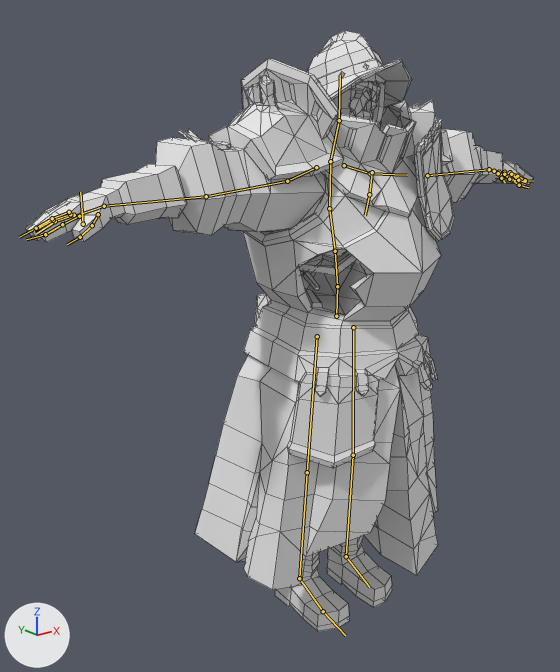
A saved change to the FBX model Assets/polyperfect/Low Poly Animated Fantasy Creatures/Meshes/Skeletons/SKM_Skeleton_Soldier_Boss.fbx.
One viewpoint serves both versions: a 50 mm camera at (-1.597, -1.722, 1.67) aimed at (-0.148, 0.089, 0.945). The lights are fixed; the arrows at lower left show +X, +Y and +Z. The picture after the commit comes second. The bones that change, and the others that lie on the model, are drawn over the model as lines. Mesh edges are drawn as thin lines.

In view in the first picture: 'skeleton-soldier-boss'.
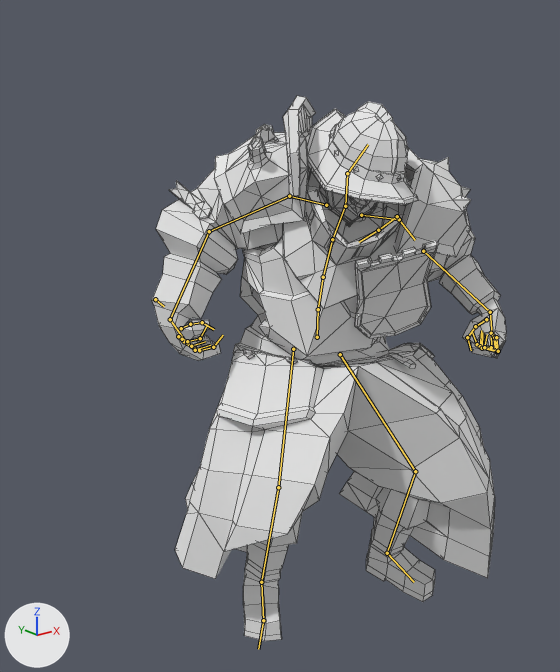
The newer file adds an action. The first version stands in its rest pose; the second is drawn at frame 33 of the action 'Hit'.

Boxes (x1, y1, x2, y2) around the edits, measured in the pictures (560 x 672 px):
'skeleton-soldier-boss', posed (30% narrower, 9% shorter)
    before: (26, 31, 534, 631)
    after: (152, 96, 506, 641)
bone 'Hips', root to tip
    before: (336, 316) to (337, 286)
    after: (317, 337) to (318, 309)
bone 'Spine', root to tip
    before: (337, 286) to (335, 251)
    after: (318, 309) to (323, 277)
bone 'Spine1', root to tip
    before: (335, 251) to (329, 208)
    after: (323, 277) to (332, 239)
bone 'Spine2', root to tip
    before: (329, 208) to (330, 162)
    after: (332, 239) to (345, 206)
bone 'Neck', root to tip
    before: (330, 161) to (339, 120)
    after: (345, 206) to (347, 173)
bone 'Head', root to tip
    before: (339, 120) to (340, 76)
    after: (347, 173) to (368, 144)
bone 'LeftShoulder', root to tip
    before: (344, 165) to (370, 173)
    after: (361, 215) to (399, 219)
bone 'LeftArm', root to tip
    before: (370, 173) to (407, 175)
    after: (399, 219) to (415, 240)
bone 'LeftForeArm', root to tip
    before: (427, 175) to (489, 169)
    after: (423, 251) to (490, 312)
bone 'LeftHand', root to tip
    before: (489, 169) to (502, 173)
    after: (490, 312) to (492, 334)
bone 'LeftHandThumb1', root to tip
    before: (500, 173) to (511, 179)
    after: (486, 319) to (475, 326)
bone 'LeftHandThumb2', root to tip
    before: (511, 179) to (519, 185)
    after: (475, 326) to (467, 337)
bone 'LeftHandIndex2', root to tip
    before: (517, 176) to (525, 180)
    after: (491, 347) to (477, 344)
bone 'LeftHandMiddle2', root to tip
    before: (511, 174) to (518, 180)
    after: (496, 350) to (480, 346)
bone 'LeftHandRing2', root to tip
    before: (504, 174) to (509, 179)
    after: (497, 351) to (482, 348)
bone 'LeftHandPinky2', root to tip
    before: (498, 173) to (501, 178)
    after: (498, 351) to (484, 347)
bone 'RightShoulder', root to tip
    before: (316, 167) to (287, 181)
    after: (326, 205) to (289, 196)
bone 'RightArm', root to tip
    before: (287, 181) to (206, 196)
    after: (289, 196) to (209, 231)
bone 'RightForeArm', root to tip
    before: (206, 196) to (104, 206)
    after: (209, 231) to (170, 319)
bone 'RightHand', root to tip
    before: (104, 206) to (76, 215)
    after: (170, 319) to (183, 338)
bone 'RightHandThumb1', root to tip
    before: (98, 214) to (92, 225)
    after: (181, 328) to (190, 324)
bone 'RightHandThumb2', root to tip
    before: (92, 225) to (80, 237)
    after: (190, 324) to (202, 322)
bone 'RightHandIndex1', root to tip
    before: (79, 216) to (62, 224)
    after: (187, 343) to (199, 350)
bone 'RightHandIndex2', root to tip
    before: (62, 224) to (45, 234)
    after: (199, 350) to (213, 347)
bone 'RightHandMiddle1', root to tip
    before: (74, 215) to (55, 221)
    after: (184, 341) to (195, 350)
bone 'RightHandMiddle2', root to tip
    before: (55, 221) to (36, 233)
    after: (195, 350) to (210, 345)
bone 'RightHandRing1', root to tip
    before: (70, 214) to (53, 220)
    after: (182, 339) to (191, 346)
bone 'RightHandRing2', root to tip
    before: (53, 220) to (34, 230)
    after: (191, 346) to (205, 341)
bone 'RightHandPinky1', root to tip
    before: (69, 212) to (52, 218)
    after: (178, 336) to (187, 341)
bone 'RightHandPinky2', root to tip
    before: (52, 218) to (36, 228)
    after: (187, 341) to (200, 338)
bone 'LeftUpLeg', root to tip
    before: (353, 327) to (353, 455)
    after: (340, 354) to (415, 471)
bone 'LeftLeg', root to tip
    before: (353, 455) to (346, 556)
    after: (415, 471) to (387, 553)
bone 'LeftFoot', root to tip
    before: (346, 556) to (369, 587)
    after: (387, 553) to (414, 582)
bone 'RightUpLeg', root to tip
    before: (317, 336) to (307, 472)
    after: (293, 349) to (278, 487)
bone 'RightLeg', root to tip
    before: (307, 472) to (299, 578)
    after: (278, 487) to (261, 582)
bone 'RightFoot', root to tip
    before: (299, 578) to (323, 611)
    after: (261, 582) to (263, 620)

The edits, one by one:
Bone 'Hips' (bone_hips) moves from (0.0, 0.0, 0.0) to (0.025, -0.102, -0.12).
Bone 'Hips' (bone_hips) turns from (0, 0, 0) to (2, -55, -3) degrees about its own x, y and z.
Bone 'Spine' (bone_spine) turns from (0, 0, 0) to (9, 5, -5) degrees about its own x, y and z.
Bone 'Spine1' (bone_spine1) turns from (0, 0, 0) to (9, 5, -6) degrees about its own x, y and z.
Bone 'Spine2' (bone_spine2) turns from (0, 0, 0) to (9, 5, -5) degrees about its own x, y and z.
Bone 'Neck' (bone_neck) turns from (0, 0, 0) to (-12, 4, 13) degrees about its own x, y and z.
Bone 'Head' (bone_head) turns from (0, 0, 0) to (21, 33, -14) degrees about its own x, y and z.
Bone 'LeftShoulder' (bone_leftshoulder) turns from (0, 0, 0) to (-24, 6, -4) degrees about its own x, y and z.
Bone 'LeftArm' (bone_leftarm) turns from (0, 0, 0) to (59, 9, -40) degrees about its own x, y and z.
Bone 'LeftForeArm' (bone_leftforearm) turns from (0, 0, 0) to (1, -5, 81) degrees about its own x, y and z.
Bone 'LeftHand' (bone_lefthand) turns from (0, 0, 0) to (25, -5, 11) degrees about its own x, y and z.
Bone 'LeftHandThumb1' (bone_lefthandthumb1) turns from (0, 0, 0) to (28, -6, -3) degrees about its own x, y and z.
Bone 'LeftHandThumb2' (bone_lefthandthumb2) turns from (0, 0, 0) to (-6, -4, -3) degrees about its own x, y and z.
Bone 'LeftHandIndex2' (bone_lefthandindex2) turns from (0, 0, 0) to (103, 1, 0) degrees about its own x, y and z.
Bone 'LeftHandMiddle2' (bone_lefthandmiddle2) turns from (0, 0, 0) to (103, 0, 0) degrees about its own x, y and z.
Bone 'LeftHandRing2' (bone_lefthandring2) turns from (0, 0, 0) to (103, 0, 0) degrees about its own x, y and z.
Bone 'LeftHandPinky2' (bone_lefthandpinky2) turns from (0, 0, 0) to (101, 0, 0) degrees about its own x, y and z.
Bone 'RightShoulder' (bone_rightshoulder) turns from (0, 0, 0) to (-11, 4, -1) degrees about its own x, y and z.
Bone 'RightArm' (bone_rightarm) turns from (0, 0, 0) to (50, -14, -25) degrees about its own x, y and z.
Bone 'RightForeArm' (bone_rightforearm) turns from (0, 0, 0) to (3, 4, -51) degrees about its own x, y and z.
Bone 'RightHand' (bone_righthand) turns from (0, 0, 0) to (62, 35, 10) degrees about its own x, y and z.
Bone 'RightHandThumb1' (bone_righthandthumb1) turns from (0, 0, 0) to (37, 30, -34) degrees about its own x, y and z.
Bone 'RightHandThumb2' (bone_righthandthumb2) turns from (0, 0, 0) to (6, 6, 56) degrees about its own x, y and z.
Bone 'RightHandIndex1' (bone_righthandindex1) turns from (0, 0, 0) to (16, 0, -1) degrees about its own x, y and z.
Bone 'RightHandIndex2' (bone_righthandindex2) turns from (0, 0, 0) to (39, 0, 0) degrees about its own x, y and z.
Bone 'RightHandMiddle1' (bone_righthandmiddle1) turns from (0, 0, 0) to (15, 0, 0) degrees about its own x, y and z.
Bone 'RightHandMiddle2' (bone_righthandmiddle2) turns from (0, 0, 0) to (40, 0, 0) degrees about its own x, y and z.
Bone 'RightHandRing1' (bone_righthandring1) turns from (0, 0, 0) to (15, 0, 1) degrees about its own x, y and z.
Bone 'RightHandRing2' (bone_righthandring2) turns from (0, 0, 0) to (40, 0, 0) degrees about its own x, y and z.
Bone 'RightHandPinky1' (bone_righthandpinky1) turns from (0, 0, 0) to (17, 0, 1) degrees about its own x, y and z.
Bone 'RightHandPinky2' (bone_righthandpinky2) turns from (0, 0, 0) to (31, 0, 0) degrees about its own x, y and z.
Bone 'LeftUpLeg' (bone_leftupleg) turns from (0, 0, 0) to (14, -69, 21) degrees about its own x, y and z.
Bone 'LeftLeg' (bone_leftleg) turns from (0, 0, 0) to (-51, 0, 2) degrees about its own x, y and z.
Bone 'LeftFoot' (bone_leftfoot) turns from (0, 0, 0) to (13, -3, -10) degrees about its own x, y and z.
Bone 'RightUpLeg' (bone_rightupleg) turns from (0, 0, 0) to (39, -17, -4) degrees about its own x, y and z.
Bone 'RightLeg' (bone_rightleg) turns from (0, 0, 0) to (-44, 0, -2) degrees about its own x, y and z.
Bone 'RightFoot' (bone_rightfoot) turns from (0, 0, 0) to (8, 4, 8) degrees about its own x, y and z.
